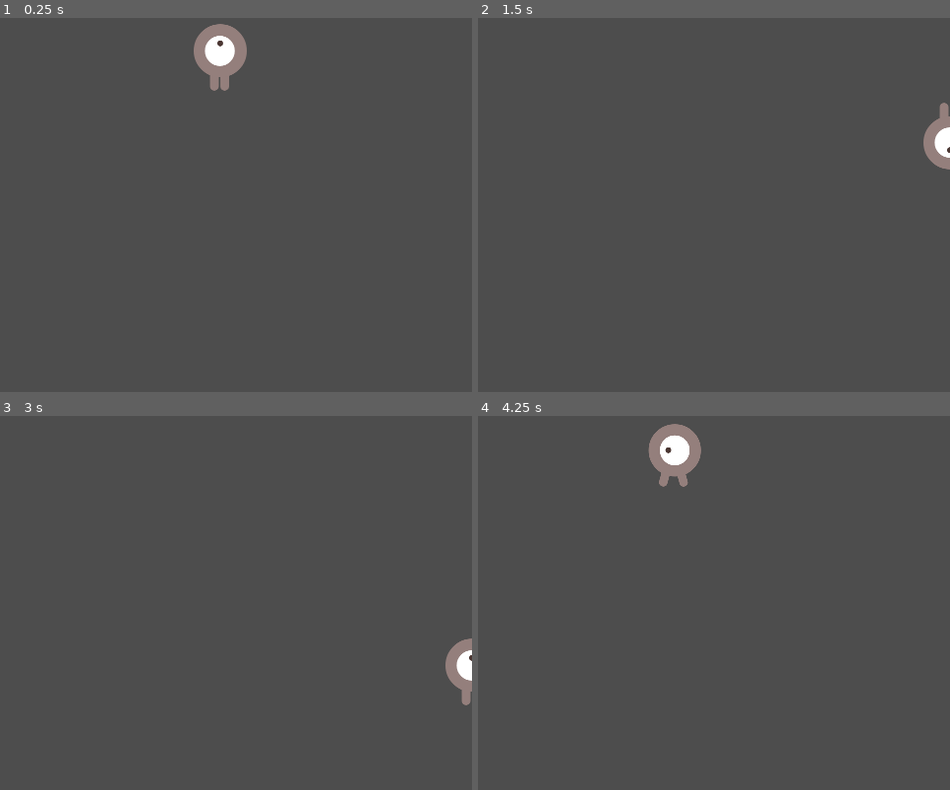
Above: before the commit, frames 1-4 (two rows, left to right).
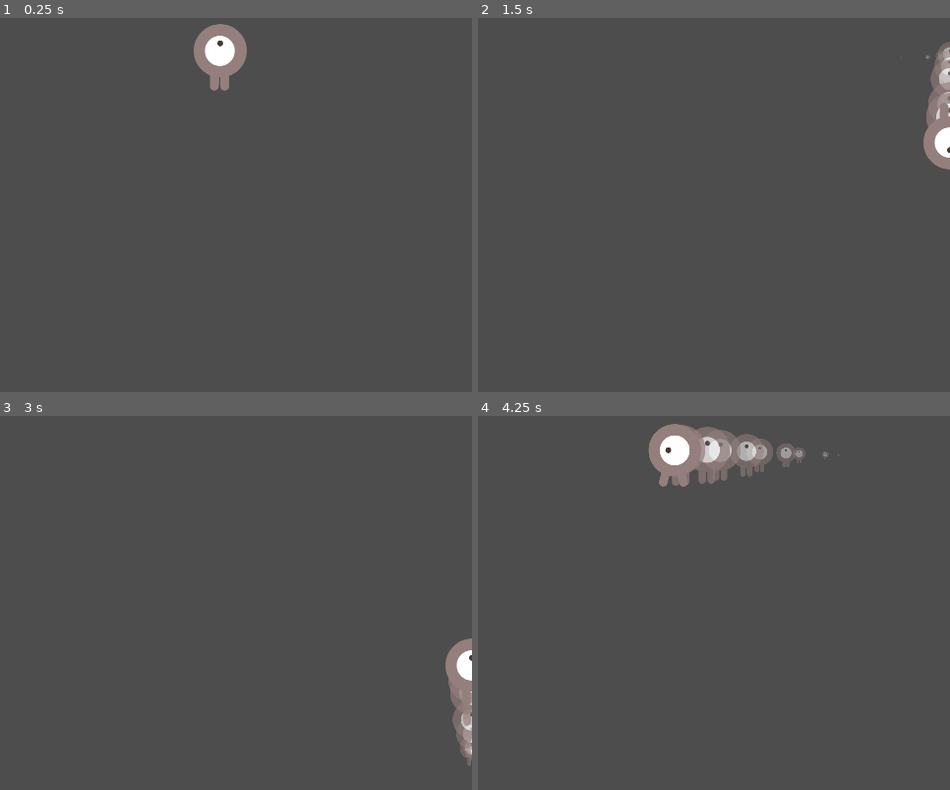
Above: after the commit, the same moments.

Repository: raceczn/DodgetheCreeps
Game: Godot game, scene res://player.tscn
Same seed, same stepped clock (60 frames per second), same inputs: the game is played once before the commit and once after it.
Inputs:
- Up to frame 1 (0.25 s): no input
- Up to frame 2 (1.5 s): tap Enter at 0.5 s; hold Right (move_right) 0.53-1.28 s; hold Down (move_down) from 1.28 s (still down)
- Up to frame 3 (3 s): release Down (move_down) at 2.03 s; hold Right (move_right) 2.03-2.78 s; hold Up (move_up) from 2.78 s (still down)
- Up to frame 4 (4.25 s): release Up (move_up) at 3.53 s; hold Left (move_left) from 3.53 s (still down)

The runs differ from the first frame. In frame 1, less than 0.1% of the frame differs, in the area x 46-47%, y 15-18%; in frame 2, 0.7%; in frame 3, 0.6%; in frame 4, 2.0%, in the area x 41-77%, y 2-19%.

Commit message:
add enemy, and finalizing game

Diff:
--- /dev/null
+++ b/hud.gd
@@ -0,0 +1,31 @@
+extends CanvasLayer
+
+signal start_game
+
+func show_message(text):
+	$Message.text = text
+	$Message.show()
+	$MessageTimer.start()
+
+func show_game_over():
+	show_message("Game Over")
+	await $MessageTimer.timeout
+
+	$Message.text = "Dodge the Creeps!"
+	$Message.show()
+
+	await get_tree().create_timer(1.0).timeout
+	$StartButton.show()
+
+func update_score(score):
+	$ScoreLabel.text = str(score)
+
+func _on_start_button_pressed():
+	$StartButton.hide()
+	start_game.emit()
+
+func _on_message_timer_timeout():
+	$Message.hide()
+
+func set_start_button_text(text: String):
+	$StartButton.text = text
--- /dev/null
+++ b/hud.tscn
@@ -0,0 +1,67 @@
+[gd_scene load_steps=5 format=3 uid="uid://p7pmb8du84pt"]
+
+[ext_resource type="Script" path="res://hud.gd" id="1_7pmbg"]
+[ext_resource type="FontFile" uid="uid://73q3810ocbb" path="res://fonts/Xolonium-Regular.ttf" id="2_glt08"]
+
+[sub_resource type="InputEventAction" id="InputEventAction_bvwl2"]
+action = &"start_game"
+
+[sub_resource type="Shortcut" id="Shortcut_w1mmk"]
+events = [SubResource("InputEventAction_bvwl2")]
+
+[node name="HUD" type="CanvasLayer"]
+script = ExtResource("1_7pmbg")
+
+[node name="ScoreLabel" type="Label" parent="."]
+offset_left = 214.0
+offset_top = 35.0
+offset_right = 259.0
+offset_bottom = 113.0
+theme_override_fonts/font = ExtResource("2_glt08")
+theme_override_font_sizes/font_size = 64
+text = "0"
+horizontal_alignment = 1
+vertical_alignment = 1
+
+[node name="Message" type="Label" parent="."]
+anchors_preset = 8
+anchor_left = 0.5
+anchor_top = 0.5
+anchor_right = 0.5
+anchor_bottom = 0.5
+offset_left = -237.0
+offset_top = -79.0
+offset_right = 240.0
+offset_bottom = 80.0
+grow_horizontal = 2
+grow_vertical = 2
+theme_override_fonts/font = ExtResource("2_glt08")
+theme_override_font_sizes/font_size = 64
+text = "Dodge the Creeps!"
+horizontal_alignment = 1
+vertical_alignment = 1
+autowrap_mode = 2
+
+[node name="StartButton" type="Button" parent="."]
+anchors_preset = 7
+anchor_left = 0.5
+anchor_top = 1.0
+anchor_right = 0.5
+anchor_bottom = 1.0
+offset_left = -117.0
+offset_top = -189.0
+offset_right = 102.0
+offset_bottom = -106.0
+grow_horizontal = 2
+grow_vertical = 0
+theme_override_fonts/font = ExtResource("2_glt08")
+theme_override_font_sizes/font_size = 36
+shortcut = SubResource("Shortcut_w1mmk")
+text = "Start"
+
+[node name="MessageTimer" type="Timer" parent="."]
+wait_time = 2.0
+one_shot = true
+
+[connection signal="pressed" from="StartButton" to="." method="_on_start_button_pressed"]
+[connection signal="timeout" from="MessageTimer" to="." method="_on_message_timer_timeout"]
--- /dev/null
+++ b/main.gd
@@ -0,0 +1,66 @@
+extends Node
+
+@export var mob_scene: PackedScene
+var score
+var is_game_over = false
+
+func _ready():
+	is_game_over = false
+	pass # Game only starts on button click
+
+func _on_start_button_pressed():
+	new_game()
+	$HUD.hide_start_button()
+
+func game_over():
+	is_game_over = true
+	$ScoreTimer.stop()
+	$MobTimer.stop()
+	$StartTimer.stop()
+	$HUD.set_start_button_text("Try Again")
+	$HUD.show_game_over()
+	$Music.stop()
+	$DeathSound.play()
+	$Player.set_process(false)
+
+
+func new_game():
+	is_game_over = false
+	get_tree().call_group("mobs", "queue_free")
+	score = 0
+	$Player.start($StartPosition.position)
+	$Player.set_process(true)
+	$StartTimer.start()
+	$HUD.update_score(score)
+	$HUD.show_message("Get Ready")
+	$Music.play()
+
+func _on_score_timer_timeout():
+	if is_game_over:
+		return
+	score += 1
+	$HUD.update_score(score)
+
+func _on_start_timer_timeout():
+	if is_game_over:
+		return
+	$MobTimer.start()
+	$ScoreTimer.start()
+
+func _on_mob_timer_timeout():
+	if is_game_over:
+		return
+
+	var mob = mob_scene.instantiate()
+	var mob_spawn_location = $MobPath/MobSpawnLocation
+	mob_spawn_location.progress_ratio = randf()
+
+	var direction = mob_spawn_location.rotation + PI / 2
+	mob.position = mob_spawn_location.position
+
+	direction += randf_range(-PI / 4, PI / 4)
+	mob.rotation = direction
+
+	var velocity = Vector2(randf_range(150.0, 250), 0.0)
+	mob.linear_velocity = velocity.rotated(direction)
+	add_child(mob)
--- /dev/null
+++ b/main.tscn
@@ -0,0 +1,62 @@
+[gd_scene load_steps=8 format=3 uid="uid://cjb04m3jl6opo"]
+
+[ext_resource type="PackedScene" uid="uid://fuh1nt78mui" path="res://player.tscn" id="1_8fykj"]
+[ext_resource type="Script" path="res://main.gd" id="1_lqv3d"]
+[ext_resource type="PackedScene" uid="uid://b6kpewdf32r5x" path="res://mob.tscn" id="2_y6rmu"]
+[ext_resource type="PackedScene" uid="uid://p7pmb8du84pt" path="res://hud.tscn" id="4_qhi0x"]
+[ext_resource type="AudioStream" uid="uid://dyxgt4imtm8lf" path="res://art/House In a Forest Loop.ogg" id="5_qjibb"]
+[ext_resource type="AudioStream" uid="uid://crvhlh2pr6ik3" path="res://art/gameover.wav" id="6_jxpa6"]
+
+[sub_resource type="Curve2D" id="Curve2D_wwkly"]
+_data = {
+"points": PackedVector2Array(0, 0, 0, 0, 0, 0, 0, 0, 0, 0, 480, 0, 0, 0, 0, 0, 480, 720, 0, 0, 0, 0, 0, 720, 0, 0, 0, 0, 0, 0)
+}
+point_count = 5
+
+[node name="Main" type="Node"]
+script = ExtResource("1_lqv3d")
+mob_scene = ExtResource("2_y6rmu")
+
+[node name="ColorRect" type="ColorRect" parent="."]
+anchors_preset = 15
+anchor_right = 1.0
+anchor_bottom = 1.0
+grow_horizontal = 2
+grow_vertical = 2
+color = Color(1.92523e-07, 0.453777, 0.497732, 1)
+
+[node name="Player" parent="." instance=ExtResource("1_8fykj")]
+position = Vector2(240, 450)
+
+[node name="MobTimer" type="Timer" parent="."]
+wait_time = 0.5
+
+[node name="ScoreTimer" type="Timer" parent="."]
+
+[node name="StartTimer" type="Timer" parent="."]
+wait_time = 2.0
+one_shot = true
+
+[node name="StartPosition" type="Marker2D" parent="."]
+position = Vector2(240, 450)
+
+[node name="MobPath" type="Path2D" parent="."]
+curve = SubResource("Curve2D_wwkly")
+
+[node name="MobSpawnLocation" type="PathFollow2D" parent="MobPath"]
+
+[node name="HUD" parent="." instance=ExtResource("4_qhi0x")]
+
+[node name="Music" type="AudioStreamPlayer2D" parent="."]
+stream = ExtResource("5_qjibb")
+autoplay = true
+
+[node name="DeathSound" type="AudioStreamPlayer2D" parent="."]
+stream = ExtResource("6_jxpa6")
+
+[connection signal="hit" from="Player" to="." method="new_game"]
+[connection signal="hit" from="Player" to="." method="game_over"]
+[connection signal="timeout" from="MobTimer" to="." method="_on_mob_timer_timeout"]
+[connection signal="timeout" from="ScoreTimer" to="." method="_on_score_timer_timeout"]
+[connection signal="timeout" from="StartTimer" to="." method="_on_start_timer_timeout"]
+[connection signal="start_game" from="HUD" to="." method="new_game"]
--- /dev/null
+++ b/mob.gd
@@ -0,0 +1,8 @@
+extends RigidBody2D
+
+func _ready():
+	var mob_types =  $AnimatedSprite2D.sprite_frames.get_animation_names()
+	$AnimatedSprite2D.play(mob_types[randi() % mob_types.size()])
+
+func _on_visible_on_screen_notifier_2d_screen_exited():
+	queue_free()
--- /dev/null
+++ b/mob.tscn
@@ -0,0 +1,67 @@
+[gd_scene load_steps=10 format=3 uid="uid://b6kpewdf32r5x"]
+
+[ext_resource type="Texture2D" uid="uid://5dm5q3ebvaas" path="res://art/enemyFlyingAlt_1.png" id="1_6ecnw"]
+[ext_resource type="Script" path="res://mob.gd" id="1_bmcp2"]
+[ext_resource type="Texture2D" uid="uid://gs4h8b5urbt1" path="res://art/enemyFlyingAlt_2.png" id="2_58jy7"]
+[ext_resource type="Texture2D" uid="uid://b213fmb7t43t1" path="res://art/enemySwimming_1.png" id="3_x4jtm"]
+[ext_resource type="Texture2D" uid="uid://bb7roelhcfv6i" path="res://art/enemySwimming_2.png" id="4_xqswq"]
+[ext_resource type="Texture2D" uid="uid://bdwqtai3anmjd" path="res://art/enemyWalking_1.png" id="5_i8fmc"]
+[ext_resource type="Texture2D" uid="uid://b7h762djiwifj" path="res://art/enemyWalking_2.png" id="6_8xx4x"]
+
+[sub_resource type="SpriteFrames" id="SpriteFrames_pvhpb"]
+animations = [{
+"frames": [{
+"duration": 1.0,
+"texture": ExtResource("1_6ecnw")
+}, {
+"duration": 1.0,
+"texture": ExtResource("2_58jy7")
+}],
+"loop": true,
+"name": &"fly",
+"speed": 3.0
+}, {
+"frames": [{
+"duration": 1.0,
+"texture": ExtResource("3_x4jtm")
+}, {
+"duration": 1.0,
+"texture": ExtResource("4_xqswq")
+}],
+"loop": true,
+"name": &"swim",
+"speed": 3.0
+}, {
+"frames": [{
+"duration": 1.0,
+"texture": ExtResource("5_i8fmc")
+}, {
+"duration": 1.0,
+"texture": ExtResource("6_8xx4x")
+}],
+"loop": true,
+"name": &"walk",
+"speed": 3.0
+}]
+
+[sub_resource type="CapsuleShape2D" id="CapsuleShape2D_nlpoj"]
+radius = 24.0061
+height = 69.9997
+
+[node name="Mob" type="RigidBody2D" groups=["mobs"]]
+position = Vector2(227, 97)
+gravity_scale = 0.0
+script = ExtResource("1_bmcp2")
+
+[node name="AnimatedSprite2D" type="AnimatedSprite2D" parent="."]
+scale = Vector2(0.5, 0.5)
+sprite_frames = SubResource("SpriteFrames_pvhpb")
+animation = &"walk"
+
+[node name="CollisionShape2D" type="CollisionShape2D" parent="."]
+rotation = 1.56767
+shape = SubResource("CapsuleShape2D_nlpoj")
+
+[node name="VisibleOnScreenNotifier2D" type="VisibleOnScreenNotifier2D" parent="."]
+
+[connection signal="screen_exited" from="VisibleOnScreenNotifier2D" to="." method="_on_visible_on_screen_notifier_2d_screen_exited"]
--- a/player.tscn
+++ b/player.tscn
@@ -35,6 +35,25 @@
 radius = 54.0
 height = 140.0
 
+[sub_resource type="Gradient" id="Gradient_8rhvy"]
+colors = PackedColorArray(1, 1, 1, 0.760784, 1, 1, 1, 0.2)
+
+[sub_resource type="GradientTexture1D" id="GradientTexture1D_keuew"]
+gradient = SubResource("Gradient_8rhvy")
+
+[sub_resource type="Curve" id="Curve_5xwu5"]
+_data = [Vector2(0, 0.461986), 0.0, 0.0, 0, 0, Vector2(0.993566, 0), 0.0, 0.0, 0, 0]
+point_count = 2
+
+[sub_resource type="CurveTexture" id="CurveTexture_3c82h"]
+curve = SubResource("Curve_5xwu5")
+
+[sub_resource type="ParticleProcessMaterial" id="ParticleProcessMaterial_8ej8h"]
+particle_flag_disable_z = true
+gravity = Vector3(0, 0, 0)
+scale_curve = SubResource("CurveTexture_3c82h")
+color_ramp = SubResource("GradientTexture1D_keuew")
+
 [node name="Player" type="Area2D"]
 position = Vector2(224, 241)
 scale = Vector2(0.5, 0.5)
@@ -49,4 +68,12 @@
 visible = false
 shape = SubResource("CapsuleShape2D_lwk8h")
 
+[node name="Trail" type="GPUParticles2D" parent="."]
+show_behind_parent = true
+scale = Vector2(0.8, 0.8)
+amount = 10
+process_material = SubResource("ParticleProcessMaterial_8ej8h")
+texture = ExtResource("1_avfq1")
+speed_scale = 2.0
+
 [connection signal="body_entered" from="." to="." method="_on_body_entered"]
--- a/project.godot
+++ b/project.godot
@@ -43,3 +43,8 @@
 "events": [Object(InputEventKey,"resource_local_to_scene":false,"resource_name":"","device":0,"window_id":0,"alt_presse …(194 unchanged characters)…
 ]
 }
+start_game={
+"deadzone": 0.5,
+"events": [Object(InputEventKey,"resource_local_to_scene":false,"resource_name":"","device":0,"window_id":0,"alt_pressed":false,"shift_pressed":false,"ctrl_pressed":false,"meta_pressed":false,"pressed":false,"keycode":0,"physical_keycode":4194309,"key_label":0,"unicode":0,"location":0,"echo":false,"script":null)
+]
+}
Not shown: 1 places in player.tscn that only renumber resources
